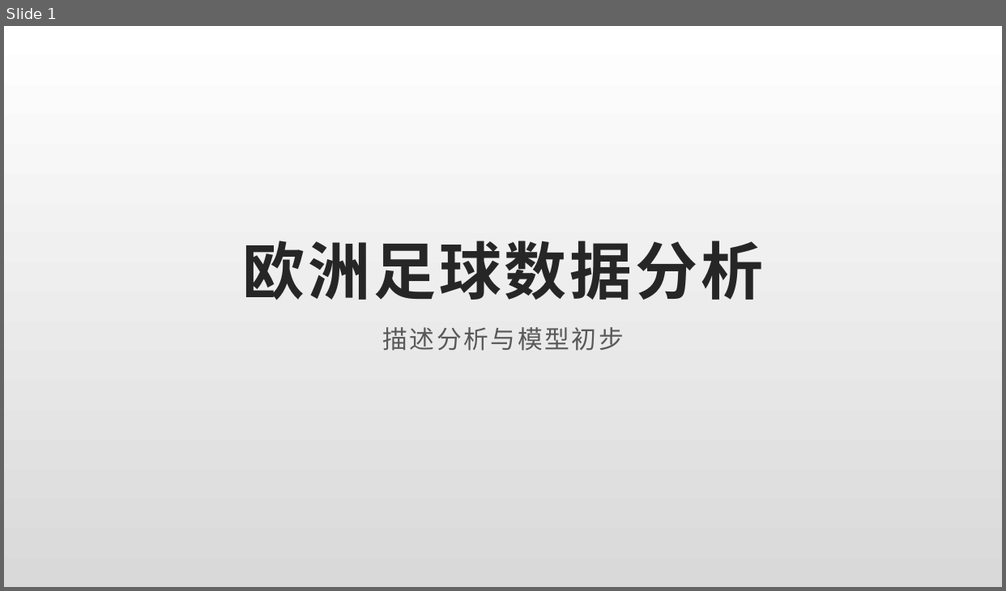
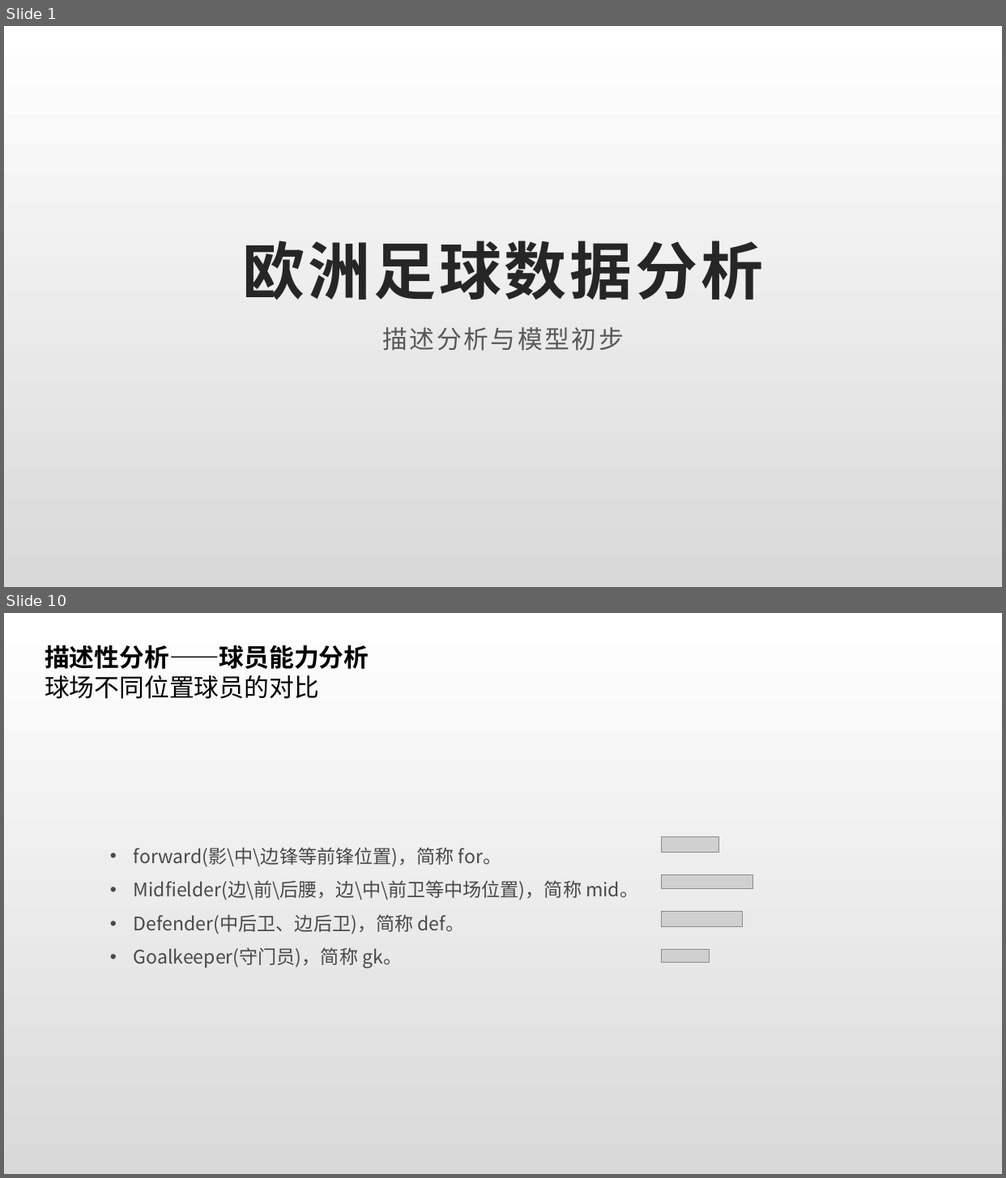
Before and after one commit to rucnyz/soccer, a slide deck: notebooks/欧洲足球展示.pptx. Shown one above the other, each under a label of ours: slide 1 before the commit, slides 1 and 10 after it; the slides between them are not shown. The pictures are 1006x591 and 1006x1178 pixels, drawn with LibreOffice and Linux fonts; fonts in the diff are those of the drawing; grey boxes stand for pictures. Boxes give left, top, right and bottom in pixels: in the first picture for what was removed or moved away, otherwise in the second. Text is boxed around its words. In the diff, an @@ line names an element or a change of style, - is before the commit and + after.

```diff
--- a/notebooks/欧洲足球展示.pptx
+++ b/notebooks/欧洲足球展示.pptx
@@ slide 10 added at (4,613,1002,1174), background gradient #FFFFFF to #D9D9D9 @@
@@ text added at (44,645,368,699), 24 pt, text #000000, bold @@
+描述性分析——球员能力分析
+球场不同位置球员的对比
@@ text added at (134,847,638,969), 18 pt, text #494949 @@
+  • forward(影\中\边锋等前锋位置)，简称 for。
+  • Midfielder(边\前\后腰，边\中\前卫等中场位置)，简称 mid。
+  • Defender(中后卫、边后卫)，简称 def。
+  • Goalkeeper(守门员)，简称 gk。
@@ picture added at (662,837,719,852) @@
@@ picture added at (662,875,753,888) @@
@@ picture added at (662,911,743,926) @@
@@ picture added at (662,950,710,963) @@
```
Also in this commit, not shown: 2 slides changed, 22 other slides added, 2 other files.
